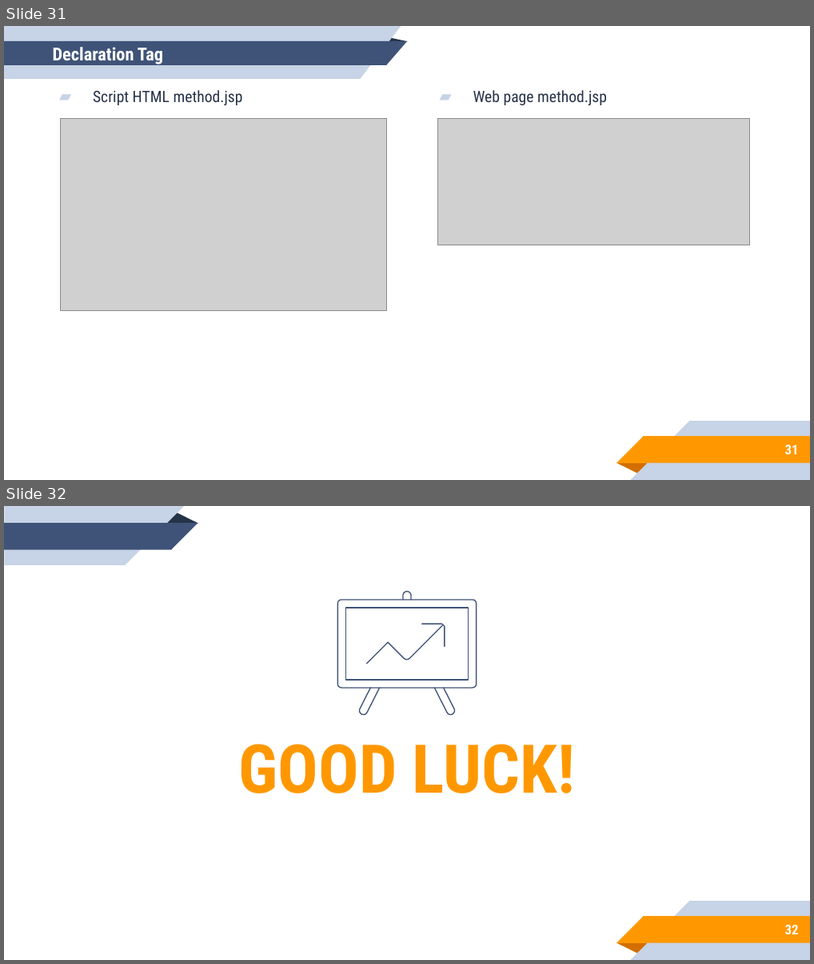
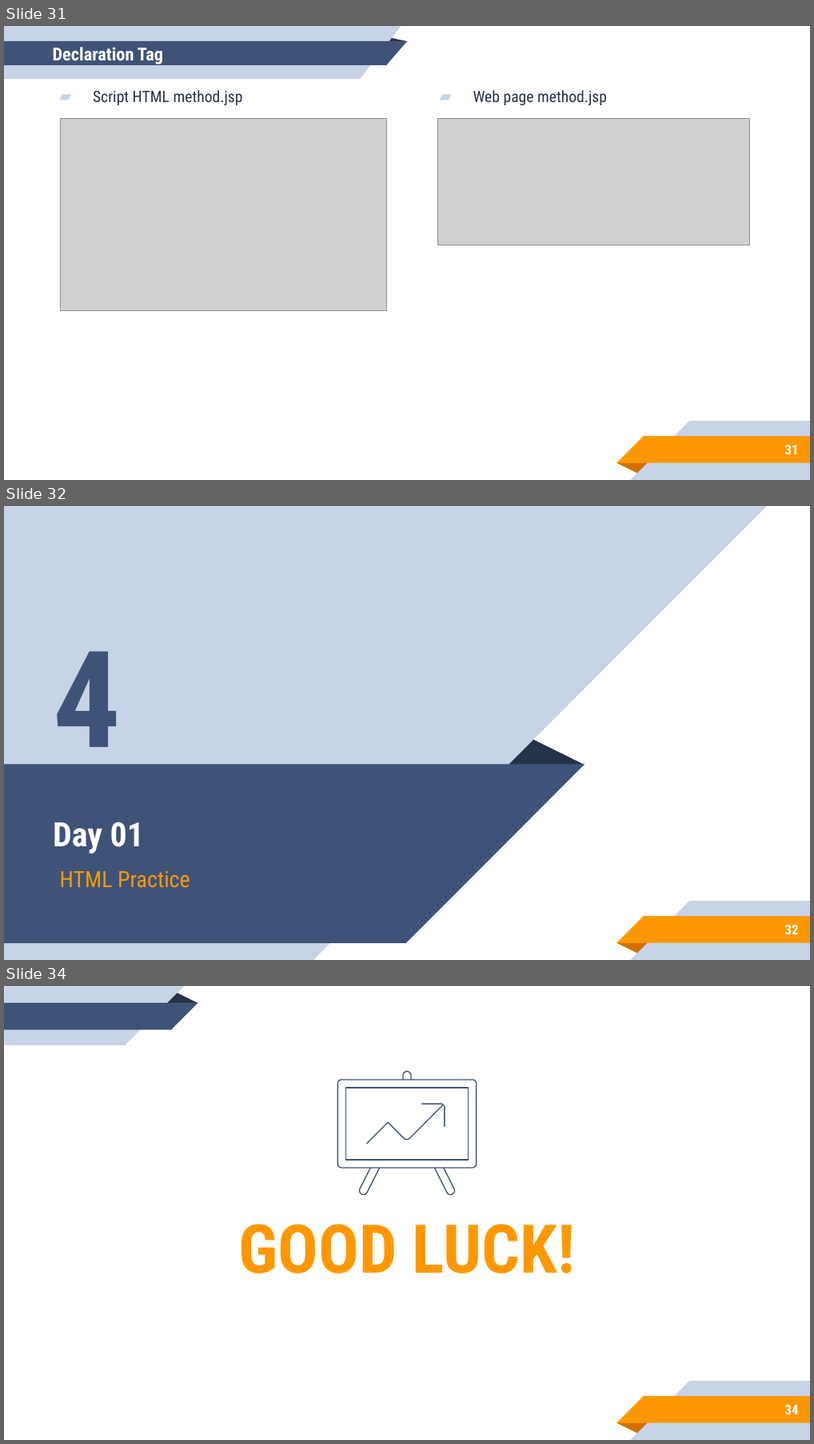
Before and after one commit to aronipurwanto/JAVA-BCA-FINANCE, a slide deck: Day-01/BCA_FINANCE_DAY_01.pptx. Shown one above the other, each under a label of ours: slides 31 and 32 before the commit, slides 31, 32 and 34 after it; the slides between them are not shown. The pictures are 814x964 and 814x1444 pixels, drawn with LibreOffice and Linux fonts; fonts in the diff are those of the drawing; grey boxes stand for pictures. Boxes give left, top, right and bottom in pixels: in the first picture for what was removed or moved away, otherwise in the second. Text is boxed around its words. In the diff, an @@ line names an element or a change of style, - is before the commit and + after.

```diff
--- a/Day-01/BCA_FINANCE_DAY_01.pptx
+++ b/Day-01/BCA_FINANCE_DAY_01.pptx
@@ slide 32 added at [4,506,810,960], background #FFFFFF; not listed: 5 template elements that a slide beside it also shows @@
@@ rectangle added at [4,506,314,959], fill #C7D3E6 @@
@@ right triangle added at [314,506,768,958], fill #C7D3E6 @@
@@ text added at [53,651,121,778], 120 pt, text #3F5378, bold @@
+4
@@ triangle added at [506,738,585,764], fill #263248 @@
@@ rectangle added at [4,764,406,943], fill #3F5378 @@
@@ right triangle added at [406,764,586,943], fill #3F5378 @@
@@ title added at [53,822,144,853], 30 pt, text #FFFFFF, bold @@
+Day 01
@@ subtitle added at [60,871,190,888], 20 pt, text #FF9800 @@
+HTML Practice
@@ page number added at [786,924,799,934], 12 pt, text #FFFFFF, bold @@
+32
@@ what was slide 32 is now slide 34 @@
@@ page number at [786,1404,799,1414]: text changed @@
-32
+34
```
Also in this commit, not shown: 1 other slide added.
